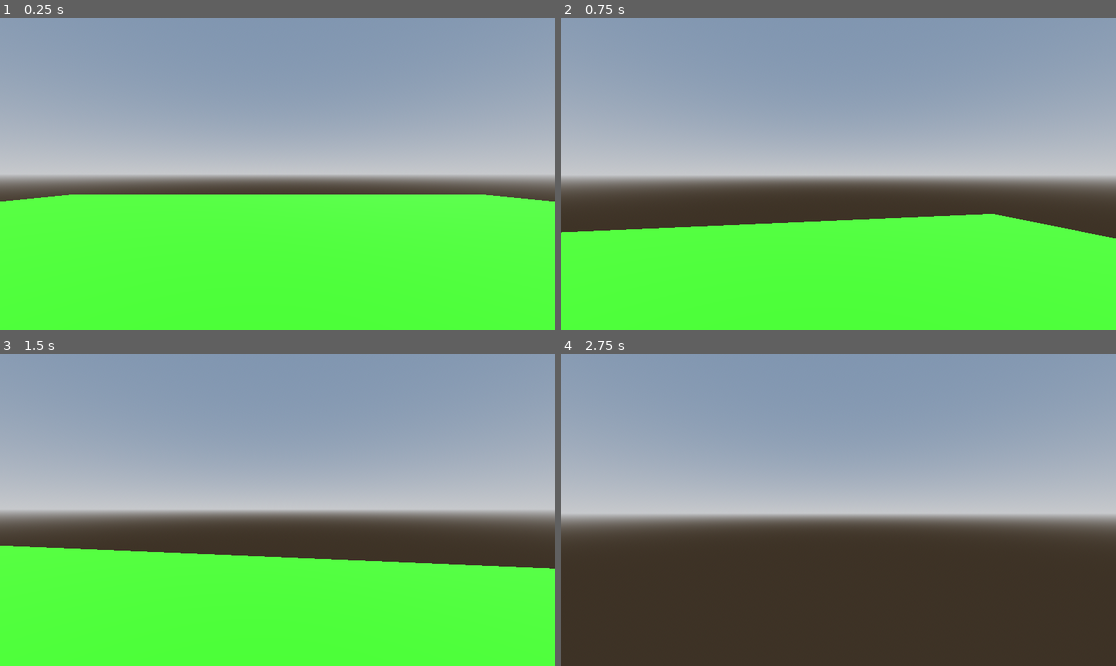
Above: before the commit, frames 1-4 (two rows, left to right).
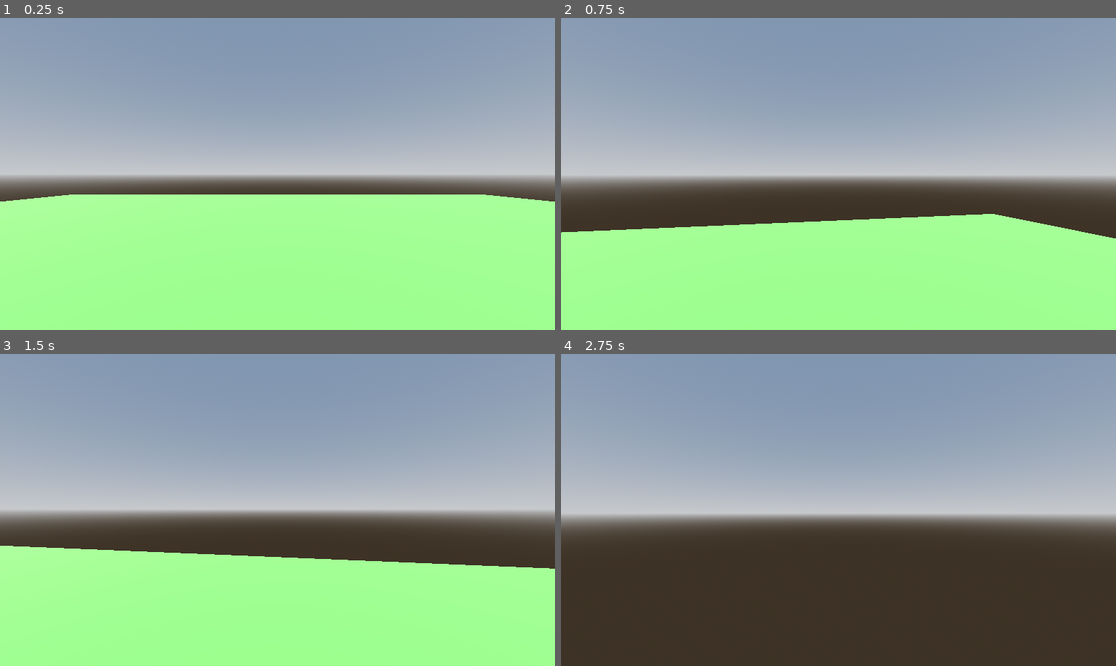
Above: after the commit, the same moments.

Repository: MrDragonMister/Raid_And_Rescue
Game: Godot game, scene res://node.tscn
The game is run twice, just before and just after one commit, with the same random seed, the same clock (stepped at 60 frames per second) and the same inputs.
Inputs (mouse positions are in pixels of both pictures, inside the frame that each line leads up to):
- Up to frame 1 (0.25 s): no input
- Up to frame 2 (0.75 s): tap Enter (ui_accept) at 0.5 s; move the mouse to (866, 174) at 0.52 s; hold Up (ui_up) from 0.53 s (still down)
- Up to frame 3 (1.5 s): keep holding Up (ui_up); tap Enter (ui_accept) at 0.77 s; move the mouse to (249, 510) at 1.27 s
- Up to frame 4 (2.75 s): keep holding Up (ui_up); tap Enter (ui_accept) at 1.52 s; move the mouse to (849, 503) at 2.02 s

The runs differ from the first frame. In frame 1, 43% of the frame differs, in the area x 0-100%, y 56-100%; in frame 2, 34%; in frame 3, 35%; in frame 4, nothing differs.

Commit message:
freecam works

Diff:
--- a/Player.gd
+++ b/Player.gd
@@ -65,21 +65,26 @@
 
 func freecam_movement(delta: float) -> void:
 	var direction = Vector3()
+	var forward = -cameraf.global_transform.basis.z
+	var right = cameraf.transform.basis.x
+
 	if Input.is_action_pressed("ui_up"):
-		direction -= cameraf.transform.basis.z
+		direction += forward
 	if Input.is_action_pressed("ui_down"):
-		direction += cameraf.transform.basis.z
+		direction -= forward
 	if Input.is_action_pressed("ui_left"):
-		direction -= cameraf.transform.basis.x
+		direction -= right
 	if Input.is_action_pressed("ui_right"):
-		direction += cameraf.transform.basis.x
+		direction += right
+
 	if Input.is_action_pressed("ui_page_up"):
 		direction.y += 1
 	if Input.is_action_pressed("ui_page_down"):
 		direction.y -= 1
+
 	if direction.length() > 0:
-		direction = direction.normalized()
-	cameraf.translate(direction * freecam_speed * delta)
+		direction = direction.normalized() * freecam_speed * delta
+		cameraf.position += direction
 
 
 func _unhandled_input(event: InputEvent) -> void:
--- a/node.tscn
+++ b/node.tscn
@@ -15,7 +15,7 @@
 tonemap_mode = 2
 
 [sub_resource type="StandardMaterial3D" id="StandardMaterial3D_mio8h"]
-albedo_color = Color(0.133711, 0.8409, 3.85046e-06, 1)
+albedo_color = Color(0.321569, 1, 0.25098, 1)
 
 [sub_resource type="BoxMesh" id="BoxMesh_peee1"]
 
@@ -38,7 +38,7 @@
 transform = Transform3D(1, 0, 0, 0, 1, 0, 0, 0, 1, 0, -0.4995, 0)
 material_override = SubResource("StandardMaterial3D_mio8h")
 use_collision = true
-size = Vector3(16, 0.001, 16)
+size = Vector3(16, 0.1, 16)
 
 [node name="Player" type="CharacterBody3D" parent="."]
 visibility_parent = NodePath("MeshInstance3D")
@@ -62,7 +62,7 @@
 transform = Transform3D(1, 0, 0, 0, 0.479459, 0, 0, 0, 1, 0, 0.198522, 0)
 
 [node name="Camera3DF" type="Camera3D" parent="Player/Head"]
-transform = Transform3D(1, 0, 0, 0, 0.47946, 0, 0, 0, 1, 0, 0.198522, 3.87184)
+transform = Transform3D(1, 0, 0, 0, 0.47946, 0, 0, 0, 1, 0, 2, 0)
 
 [node name="Campoint" type="Node3D" parent="Player/Head"]
 
